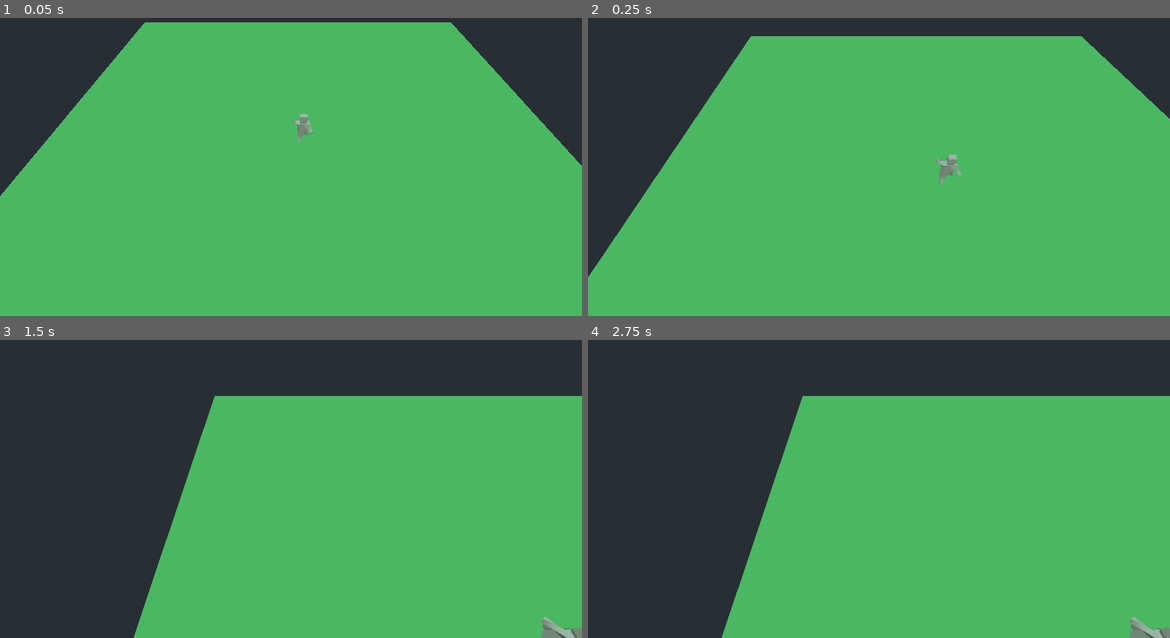
Above: before the commit, frames 1-4 (two rows, left to right).
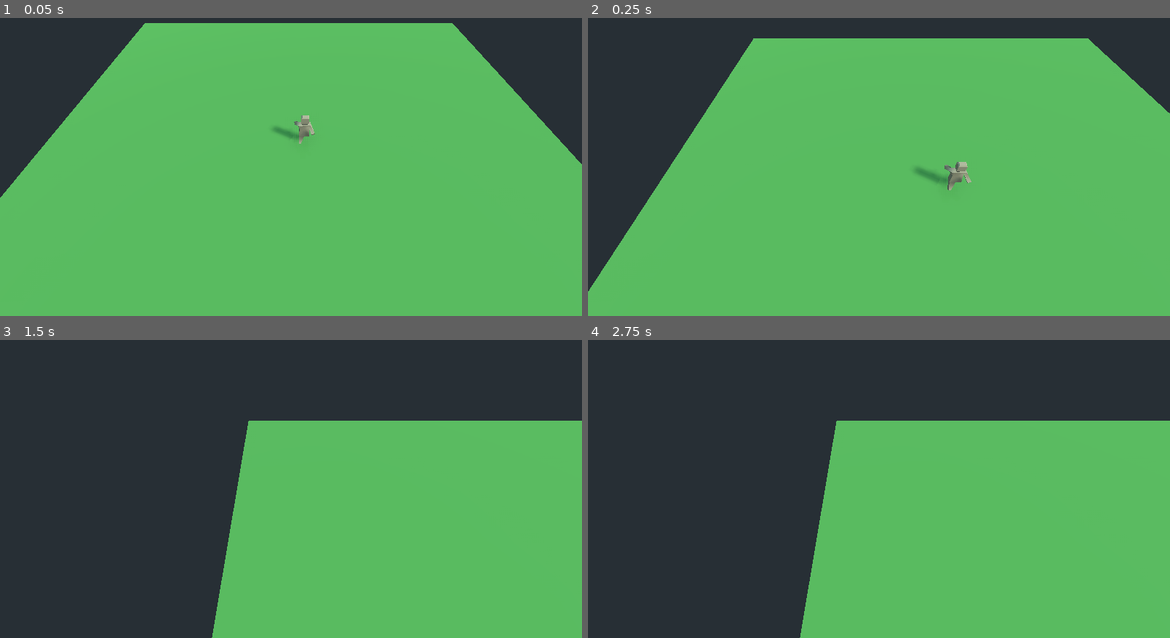
Above: after the commit, the same moments.

Repository: chrom007/godot-pudge-wars
Game: Godot game, scene res://Maps/World.tscn
Same seed, same stepped clock (60 frames per second), same inputs: the game is played once before the commit and once after it.
Inputs (mouse positions are in pixels of both pictures, inside the frame that each line leads up to):
- Up to frame 1 (0.05 s): no input
- Up to frame 2 (0.25 s): no input
- Up to frame 3 (1.5 s): move the mouse to (419, 459) at 0.52 s; click (419, 459) at 0.67 s; move the mouse to (174, 491) at 1.27 s; click (174, 491) at 1.42 s
- Up to frame 4 (2.75 s): tap Enter at 2 s; move the mouse to (937, 402) at 2.02 s; click (937, 402) at 2.17 s

The runs differ from the first frame. In frame 1, 0.5% of the frame differs, in the area x 0-100%, y 1-61%; in frame 2, 2.1%; in frame 3, 13%, in the area x 23-100%, y 18-100%; in frame 4, 13%.

Commit message:
Add Unit + Move, Light, Bugfix lerp

Diff:
--- a/Maps/World.gd
+++ b/Maps/World.gd
@@ -1,33 +1,71 @@
 extends Spatial
 
-const CAM_MAX = 30;
+const CAM_FOV_MAX = 90;
+const CAM_FOV_MIN = 30;
+const CAM_MARGIN = 30;
 const CAM_SPEED = 10;
-var cam_inter = Vector3();
+const RAY_LENGTH = 100;
 
-onready var camera : Camera = $Camera;
+var cam_fov_lerp = 0;
+var cam_fov = 70;
+var cam_inter = Vector3(0, 0, 0);
+var cam_inter_lerp = 0;
 
 func _ready():
-	#OS.window_fullscreen = true;
+	OS.window_fullscreen = false;
 	pass;
 
+
 func _process(delta):
+	move_camera(delta);
+
+	if (Input.is_action_just_pressed("ui_cancel")):
+		OS.window_fullscreen = !OS.window_fullscreen;
+
+	if ($Camera.fov != cam_fov):
+		cam_fov = clamp(cam_fov, CAM_FOV_MIN, CAM_FOV_MAX);
+		$Camera.fov = lerp($Camera.fov, cam_fov, cam_fov_lerp);
+		cam_fov_lerp += 0.0025;
+
+
+func _input(event):
+	if (event is InputEventMouseButton):
+		if (event.button_index == BUTTON_RIGHT and event.pressed):
+			var mouse = get_viewport().get_mouse_position();
+			var ray_start = $Camera.project_ray_origin(mouse);
+			var ray_end = ray_start + $Camera.project_ray_normal(mouse) * RAY_LENGTH;
+			var target = get_world().direct_space_state.intersect_ray(ray_start, ray_end, [], 1);
+
+			if (target):
+				$Human.move_to(target.position);
+
+		if (event.button_index == BUTTON_WHEEL_DOWN):
+			cam_fov += 1;
+			cam_fov_lerp = 0;
+		if (event.button_index == BUTTON_WHEEL_UP):
+			cam_fov -= 1;
+			cam_fov_lerp = 0;
+
+
+func move_camera(delta):
 	var mouse = get_viewport().get_mouse_position();
 	var screen = get_viewport().size;
 	var move = Vector3();
 
-	if (mouse.x < CAM_MAX):
+	if (mouse.x < CAM_MARGIN):
 		move.x -= 1;
-	if (mouse.x > screen.x - CAM_MAX):
+	if (mouse.x > screen.x - CAM_MARGIN):
 		move.x += 1;
-	if (mouse.y < CAM_MAX):
+	if (mouse.y < CAM_MARGIN):
 		move.z -= 1;
-	if (mouse.y > screen.y - CAM_MAX):
+	if (mouse.y > screen.y - CAM_MARGIN):
 		move.z += 1;
 
 	if (move.z or move.x):
 		cam_inter = move * delta * CAM_SPEED;
+		cam_inter_lerp = 0;
 
 	if (cam_inter != Vector3.ZERO):
-		cam_inter = cam_inter.linear_interpolate(Vector3(0,0,0), 0.1);
-		camera.global_translate(cam_inter);
-		print(cam_inter, Vector3.ZERO);
+		cam_inter = cam_inter.linear_interpolate(Vector3(0,0,0), cam_inter_lerp);
+		$Camera.global_translate(cam_inter);
+		cam_inter_lerp += 0.005;
--- a/Maps/World.tscn
+++ b/Maps/World.tscn
@@ -10,7 +10,13 @@
 [node name="Floor" parent="." instance=ExtResource( 1 )]
 
 [node name="Human" parent="." instance=ExtResource( 2 )]
-transform = Transform( 1, 0, 0, 0, 1, 0, 0, 0, 1, 0, 0.12764, 0 )
+transform = Transform( 1, 0, 0, 0, 1, 0, 0, 0, 1, 0, 0.1, 0 )
 
 [node name="Camera" type="Camera" parent="."]
 transform = Transform( 1, 0, 0, 0, 0.607043, 0.794669, 0, -0.794669, 0.607043, 0, 7.07094, 6.46438 )
+current = true
+
+[node name="Light" type="DirectionalLight" parent="."]
+transform = Transform( 0.480822, -0.599598, 0.639759, -0.0186911, 0.722463, 0.691157, -0.876619, -0.344282, 0.336169, 0, 6.20329, 0 )
+light_energy = 0.5
+shadow_enabled = true
--- a/Models/Human.tscn
+++ b/Models/Human.tscn
@@ -1,9 +1,10 @@
-[gd_scene load_steps=7 format=2]
+[gd_scene load_steps=8 format=2]
 
 [ext_resource path="res://Models/Human/Idle.anim" type="Animation" id=1]
 [ext_resource path="res://Models/Human/Hook.anim" type="Animation" id=2]
 [ext_resource path="res://Models/Human/Run.anim" type="Animation" id=3]
 [ext_resource path="res://Models/Human/HumanMesh.mesh" type="ArrayMesh" id=4]
+[ext_resource path="res://Models/Human/Human.gd" type="Script" id=5]
 
 [sub_resource type="Skin" id=1]
 resource_name = "Skin"
@@ -34,6 +35,9 @@
 height = 1.29137
 
 [node name="Human" type="KinematicBody"]
+collision_layer = 4
+collision_mask = 4
+script = ExtResource( 5 )
 
 [node name="Skeleton" type="Skeleton" parent="."]
 transform = Transform( 0.1, 0, 0, 0, 0.1, 0, 0, 0, 0.1, 0, 0.54911, 0 )
--- /dev/null
+++ b/Models/Human/Human.gd
@@ -0,0 +1,35 @@
+extends KinematicBody
+
+const MAX_SPEED = 100;
+const ROT_SPEED = 0.1;
+
+var target = Vector3();
+var current_dir = Vector3();
+var velocity = Vector3();
+var move = false;
+
+func _ready():
+	$AnimationPlayer.current_animation = "Idle";
+	$AnimationPlayer.play();
+
+func move_to(_target):
+	move = true;
+	target = _target;
+
+	$AnimationPlayer.play("Run", 0.2, 2);
+
+func _physics_process(delta):
+	if (transform.origin.distance_to(target) < 0.15):
+		target = Vector3();
+		velocity = Vector3();
+		$AnimationPlayer.play("Idle", 0.15, 1);
+		move = false;
+
+	if (move):
+		var target_trans = transform.looking_at(target, Vector3.UP);
+		var quat = Quat(transform.basis).slerp(target_trans.basis, ROT_SPEED);
+		transform = Transform(quat, transform.origin);
+
+		var forward = -global_transform.basis.z;
+		velocity = forward * MAX_SPEED * delta;
+		move_and_slide(velocity, Vector3.UP);
--- a/default_env.tres
+++ b/default_env.tres
@@ -5,3 +5,8 @@
 [resource]
 background_mode = 2
 background_sky = SubResource( 1 )
+ambient_light_color = Color( 1, 1, 1, 1 )
+ambient_light_energy = 0.5
+ss_reflections_enabled = true
+ssao_enabled = true
+glow_enabled = true
--- a/project.godot
+++ b/project.godot
@@ -1078,7 +1078,22 @@
 "nodes/storage": 0
 }
 
+[layer_names]
+
+3d_render/layer_1="world"
+3d_physics/layer_1="world"
+3d_render/layer_2="buildings"
+3d_physics/layer_2="buildings"
+3d_render/layer_3="units"
+3d_physics/layer_3="units"
+3d_render/layer_4="gui"
+3d_physics/layer_4="gui"
+
 [rendering]
 
 quality/filters/msaa=4
 environment/default_environment="res://default_env.tres"
+
+[vcs]
+
+vcs=false
